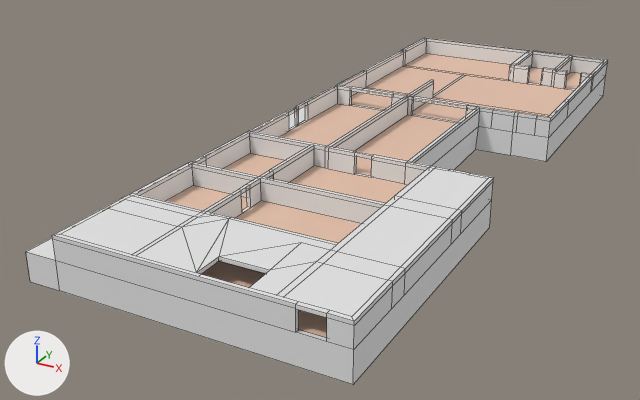
What one commit did to the Blender file Assets/Art/Models/Enviroment/Structures/Airport/AirportTerminal.blend.
The view is the same before and after, from a 50 mm lens placed at (-9.72, 1.19, 6.33), pointed at (-16.59, 13.67, 0.09). The lights are fixed; the arrows at lower left show +X, +Y and +Z. The first picture is the older version. Mesh edges are drawn as thin lines.
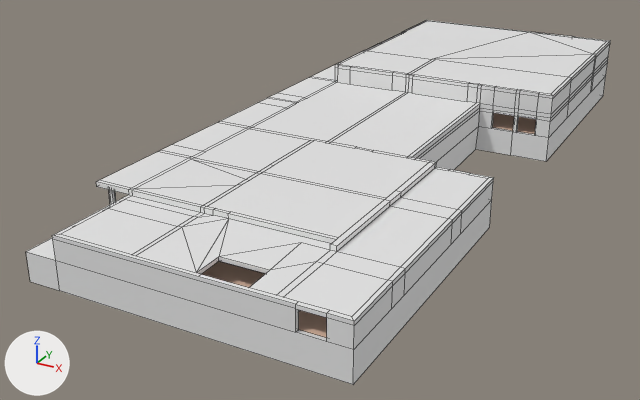
Changed parts and their boxes (x1, y1, x2, y2) in the pictures (640 x 400 px):
'Cube', reshaped
    before: (26, 38, 608, 384)
    after: (26, 20, 610, 384)
part 1 of me_cube, added (mostly hidden)
    after: (109, 190, 116, 204)
part 2 of me_cube, built on
    before: (529, 50, 570, 56)
    after: (96, 20, 610, 252)

What the commit changed:
me_cube is used by ob_cube; location (-15.85, 14.33, 0.0).
me_cube had 549 vertices, 525 faces and spanned x -2.33..2.53, y -5.83..6.49, z 0.55..1.36.
me_cube now has 971 vertices, 843 faces and spans x -2.38..2.53, y -5.83..6.49, z 0.55..1.78.
me_cube part 1: a new loose piece, an 8-sided cylinder along z spanning x -2.207..-2.117, y -4.315..-4.225, z 0.975..1.384.
me_cube part 2: 1 vertex removed from x 0.85, y 6.48, z 1.36; 279 vertices added at x -2.38..2.51, y -4.49..6.49, z 1.36..1.78.
Other edits to the shape of me_cube do not show in these pictures.
